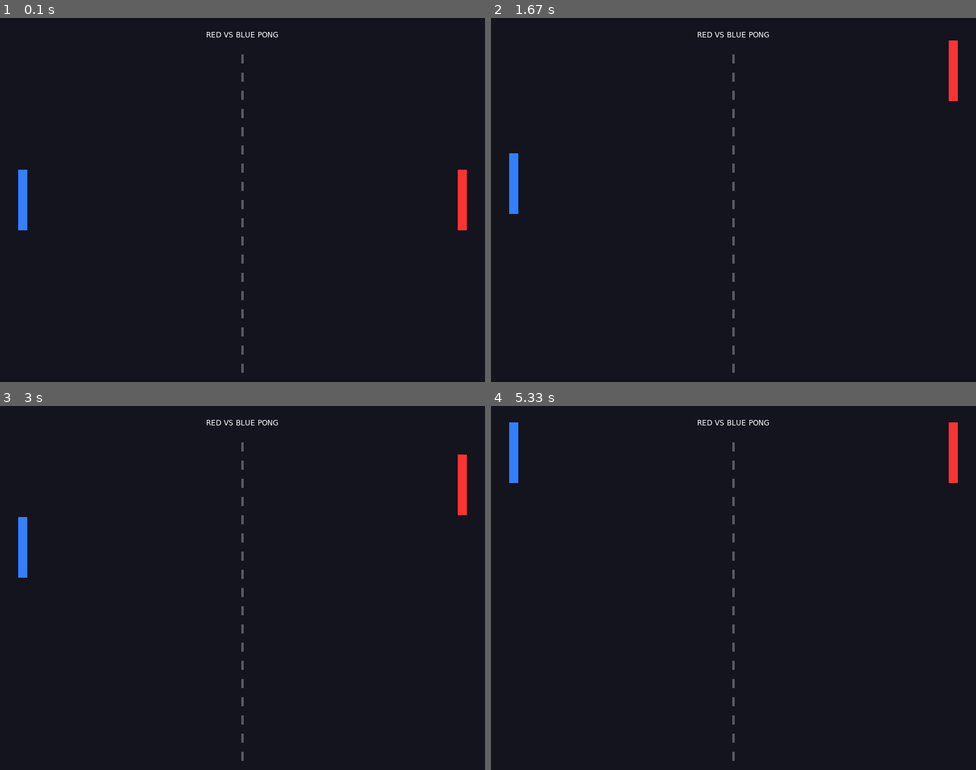
Above: before the commit, frames 1-4 (two rows, left to right).
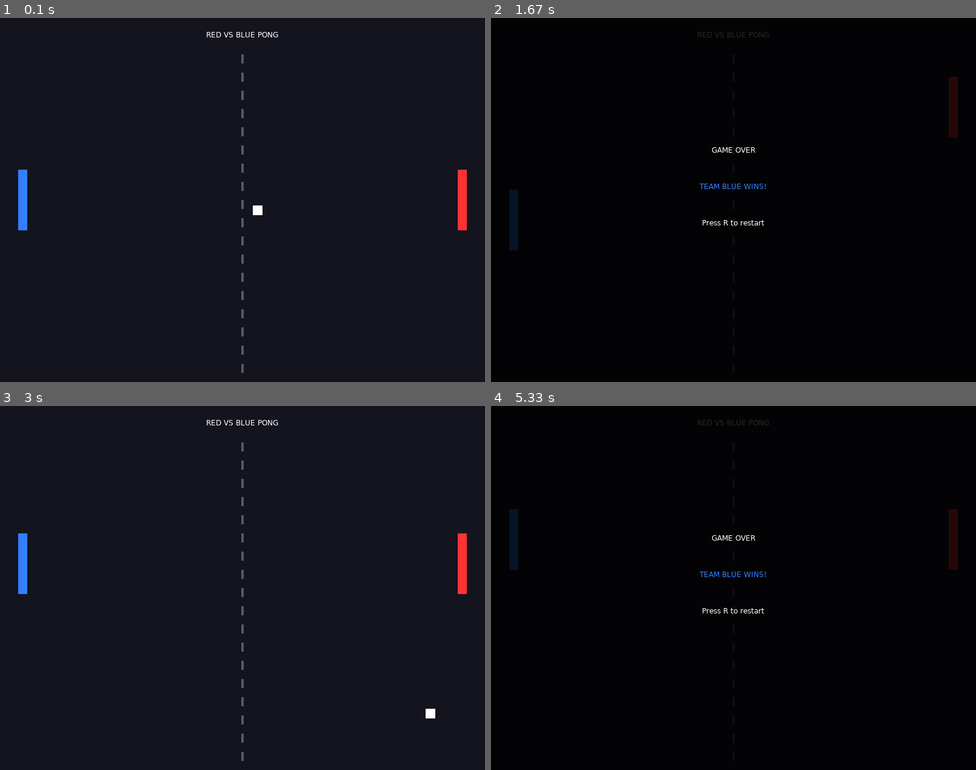
Above: after the commit, the same moments.

Repository: TariqAAS/pong-love2d
Game: LÖVE game, started from main.lua
Two runs of this game, one before a commit and one after it. Both use one fixed random seed, a clock stepped at 60 frames per second and the inputs below.
Inputs:
- Up to frame 1 (0.1 s): no input
- Up to frame 2 (1.67 s): hold Up 0.33-0.8 s; hold Down 0.83-1.13 s; hold S 0.83-1.13 s; hold Up 1.17-1.53 s; hold W 1.17-1.53 s
- Up to frame 3 (3 s): hold R 1.97-2.43 s; hold Up 2.47-2.77 s; hold W 2.47-2.77 s; hold Down from 2.8 s (still down); hold S from 2.8 s (still down)
- Up to frame 4 (5.33 s): release Down at 3.1 s; release S at 3.1 s; hold Up 3.13-3.5 s; hold W 3.13-3.5 s; hold R 3.93-4.4 s; hold Up 4.43-4.73 s; hold W 4.43-4.73 s; hold Down 4.77-5.07 s; hold S 4.77-5.07 s; hold Up from 5.1 s (still down); hold W from 5.1 s (still down)

The runs differ from the first frame. In frame 1, less than 0.1% of the frame differs, in the area x 52-55%, y 51-55%; in frame 2, 100%, in the area x 0-100%, y 0-100%; in frame 3, 0.8%; in frame 4, 99%.

Commit message:
Part2: ball and collisions

Diff:
--- a/main.lua
+++ b/main.lua
@@ -1,13 +1,11 @@
-
 function love.load()
-    -- Game window
     love.window.setTitle("Pong - Red vs Blue")
     love.window.setMode(800, 600)
     love.graphics.setBackgroundColor(0.08, 0.08, 0.12)
 
     W, H = love.graphics.getDimensions()
 
-    -- Team Blue (left paddle)
+    -- Team Blue (left)
     player1 = {
         x = 30,
         y = H/2 - 50,
@@ -16,7 +14,7 @@
         speed = 400
     }
 
-    -- Team Red (right paddle)
+    -- Team Red (right)
     player2 = {
         x = W - 45,
         y = H/2 - 50,
@@ -24,9 +22,36 @@
         height = 100,
         speed = 400
     }
+
+    -- Ball
+    ball = {
+        x = W/2 - 8,
+        y = H/2 - 8,
+        width = 16,
+        height = 16,
+        dx = 300,
+        dy = 200
+    }
+
+    -- Game Over system
+    gameOver = false
+    winner = ""
+end
+
+-- Check if two rectangles overlap (AABB collision)
+function overlaps(a, b)
+    return a.x < b.x + b.width and
+           b.x < a.x + a.width and
+           a.y < b.y + b.height and
+           b.y < a.y + a.height
 end
 
 function love.update(dt)
+
+    -- Stop everything when the game is over
+    if gameOver then
+        return
+    end
 
     -- Team Blue movement (W and S)
     if love.keyboard.isDown("w") then
@@ -46,18 +71,60 @@
         player2.y = player2.y + player2.speed * dt
     end
 
-    -- Keep both paddles inside the screen
+    -- Keep paddles inside the screen
     player1.y = math.max(0, math.min(H - player1.height, player1.y))
     player2.y = math.max(0, math.min(H - player2.height, player2.y))
+
+    -- Move the ball using delta time
+    ball.x = ball.x + ball.dx * dt
+    ball.y = ball.y + ball.dy * dt
+
+    -- Bounce off top and bottom walls
+    if ball.y <= 0 then
+        ball.y = 0
+        ball.dy = -ball.dy
+
+    elseif ball.y + ball.height >= H then
+        ball.y = H - ball.height
+        ball.dy = -ball.dy
+    end
+
+    -- Collision with Team Blue
+    if ball.dx < 0 and overlaps(ball, player1) then
+        ball.x = player1.x + player1.width
+        ball.dx = -ball.dx * 1.05
+
+    -- Collision with Team Red
+    elseif ball.dx > 0 and overlaps(ball, player2) then
+        ball.x = player2.x - ball.width
+        ball.dx = -ball.dx * 1.05
+    end
+
+    -- Game Over when a team misses the ball
+    if ball.x + ball.width < 0 then
+        gameOver = true
+        winner = "TEAM RED WINS!"
+
+    elseif ball.x > W then
+        gameOver = true
+        winner = "TEAM BLUE WINS!"
+    end
+end
+
+-- Press R to restart the game
+function love.keypressed(key)
+    if key == "r" and gameOver then
+        love.load()
+    end
 end
 
 function love.draw()
 
-    -- Game title
+    -- Title
     love.graphics.setColor(1, 1, 1)
     love.graphics.printf("RED VS BLUE PONG", 0, 20, W, "center")
 
-    -- Center dashed line
+    -- Center line
     love.graphics.setColor(0.35, 0.35, 0.4)
 
     for y = 60, H, 30 do
@@ -83,4 +150,58 @@
         player2.width,
         player2.height
     )
-end
+
+    -- White ball
+    love.graphics.setColor(1, 1, 1)
+    love.graphics.rectangle(
+        "fill",
+        ball.x,
+        ball.y,
+        ball.width,
+        ball.height
+    )
+
+    -- Game Over screen
+    if gameOver then
+
+        -- Dark overlay
+        love.graphics.setColor(0, 0, 0, 0.85)
+        love.graphics.rectangle("fill", 0, 0, W, H)
+
+        -- Game Over heading
+        love.graphics.setColor(1, 1, 1)
+        love.graphics.printf(
+            "GAME OVER",
+            0,
+            H/2 - 90,
+            W,
+            "center"
+        )
+
+        -- Winner color
+        if winner == "TEAM BLUE WINS!" then
+            love.graphics.setColor(0.2, 0.5, 1)
+        else
+            love.graphics.setColor(1, 0.2, 0.2)
+        end
+
+        -- Display winner
+        love.graphics.printf(
+            winner,
+            0,
+            H/2 - 30,
+            W,
+            "center"
+        )
+
+        -- Restart instruction
+        love.graphics.setColor(1, 1, 1)
+        love.graphics.printf(
+            "Press R to restart",
+            0,
+            H/2 + 30,
+            W,
+            "center"
+        )
+    end
+end
